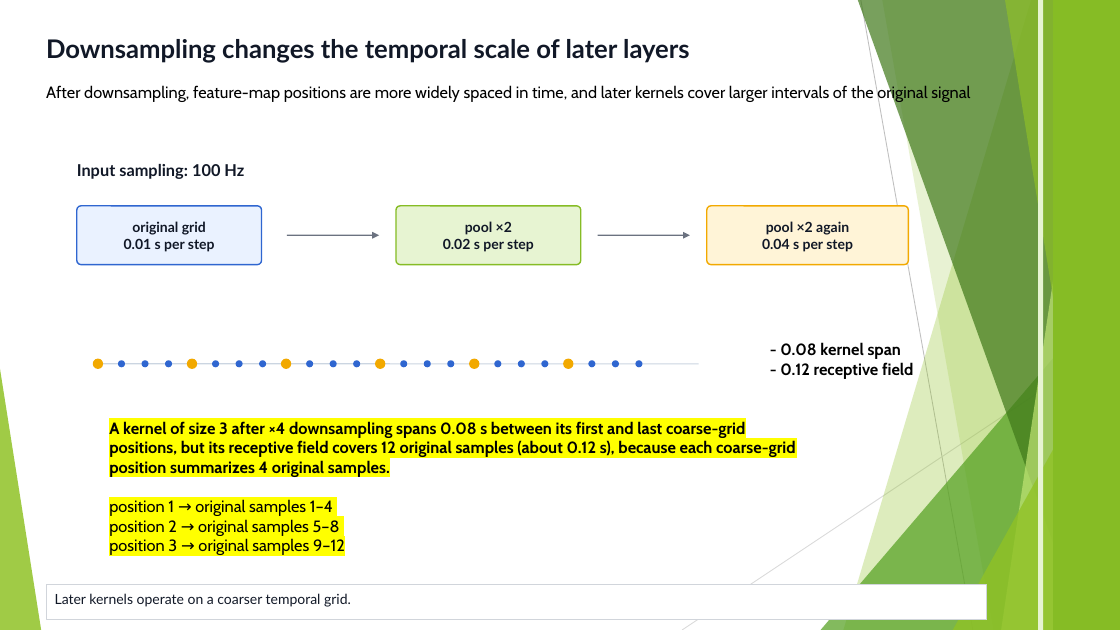
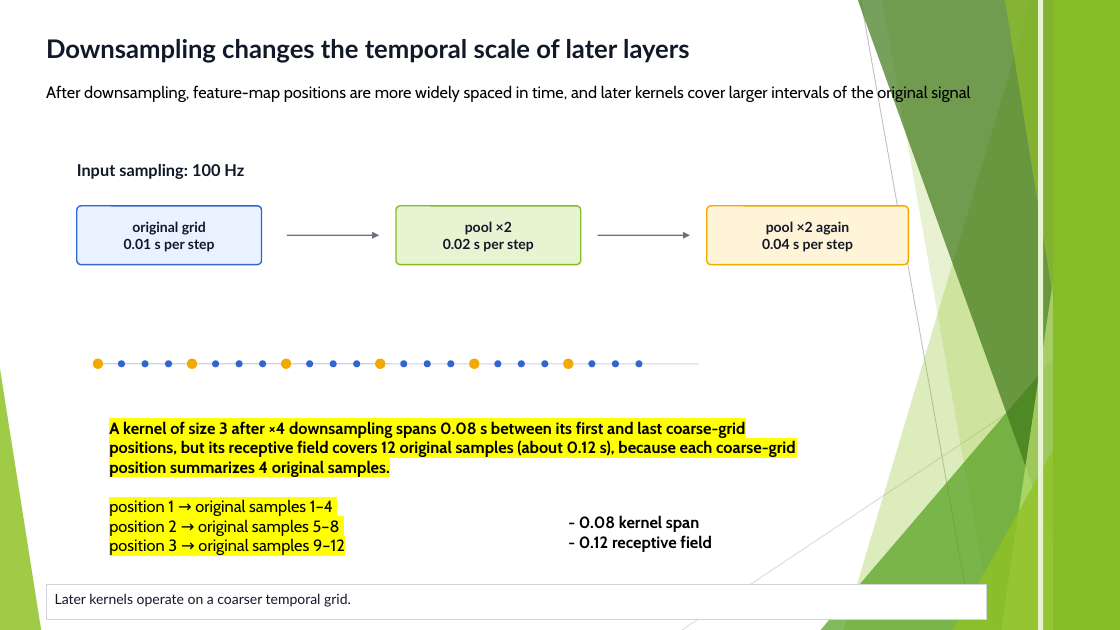
Before and after one commit to FranzGH/timeseries, a slide deck: slide 82 of Slides/05 CNNs.pptx. Drawn at 1120x630 pixels with LibreOffice and Linux fonts; fonts in the diff are those of the drawing. Boxes give left, top, right and bottom in pixels: in the first picture for what was removed or moved away, otherwise in the second. Text is boxed around its words. In the diff, an @@ line names an element or a change of style, - is before the commit and + after.

```diff
--- a/Slides/05 CNNs.pptx
+++ b/Slides/05 CNNs.pptx
@@ text "- 0.08 kernel span": place and size @@
-text "- 0.08 kernel span" at box(780, 342, 913, 379)
+text "- 0.08 kernel span" at box(579, 515, 711, 552)
```
Also in this commit, not shown: 11 other slides changed.
